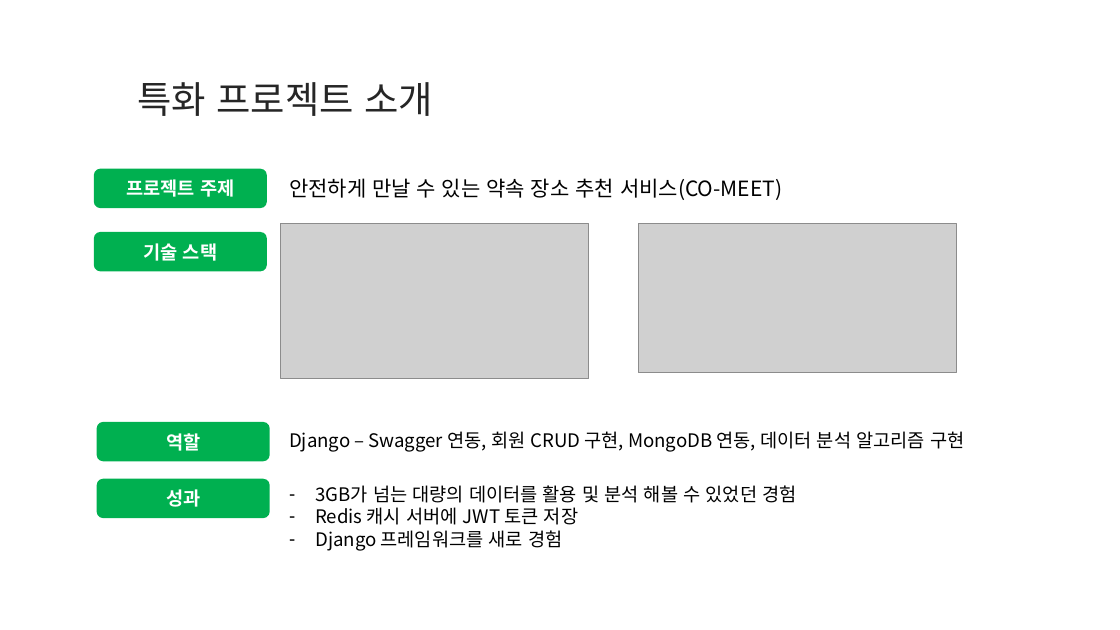
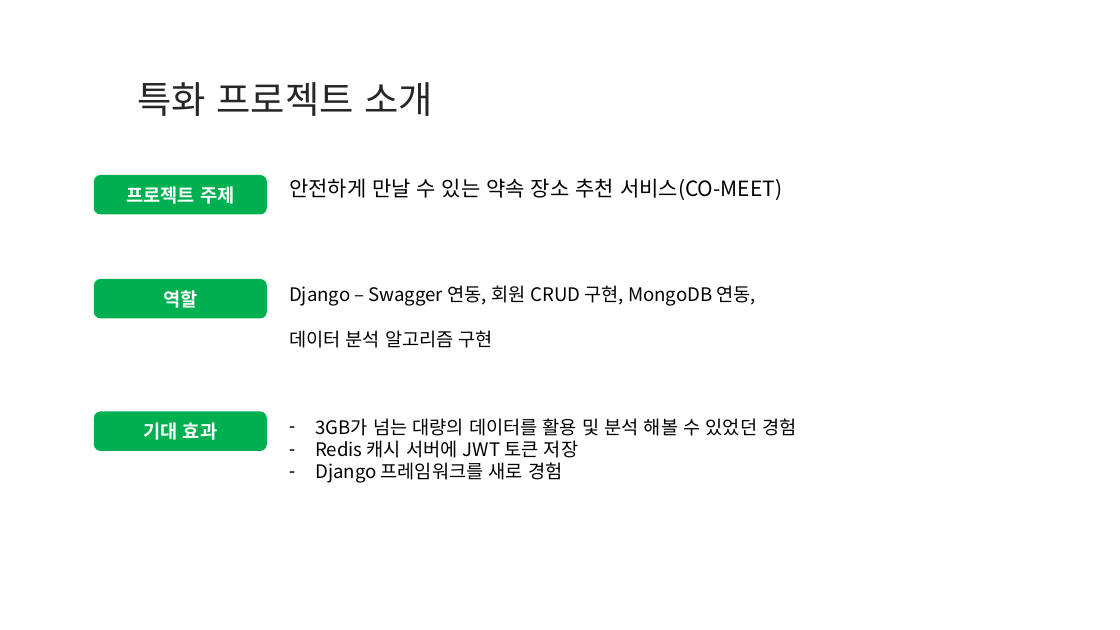
Before and after one commit to shim99887/TMI, a slide deck: slide 3 of docs/Introduce/SDS_자기소개_강세준.pptx. Drawn at 1120x630 pixels with LibreOffice and Linux fonts; fonts in the diff are those of the drawing; grey boxes stand for pictures; background and template pictures are left out. Boxes give left, top, right and bottom in pixels: in the first picture for what was removed or moved away, otherwise in the second. Text is boxed around its words. In the diff, an @@ line names an element or a change of style, - is before the commit and + after.

```diff
--- a/docs/Introduce/SDS_자기소개_강세준.pptx
+++ b/docs/Introduce/SDS_자기소개_강세준.pptx
@@ rounded rectangle "프로젝트 주제": place and size @@
-rounded rectangle "프로젝트 주제" at [94,169,267,208]
+rounded rectangle "프로젝트 주제" at [94,175,267,214]
@@ rounded rectangle removed at [94,232,267,271] @@
-기술 스택
@@ picture removed at [281,223,589,379] @@
@@ picture removed at [639,223,957,373] @@
@@ rounded rectangle "역할": place and size @@
-rounded rectangle "역할" at [97,422,270,461]
+rounded rectangle "역할" at [94,279,267,318]
@@ text at [289,285,756,348]: text changed @@
-Django – Swagger 연동, 회원 CRUD 구현, MongoDB 연동, 데이터 분석 알고리즘 구현
+Django – Swagger 연동, 회원 CRUD 구현, MongoDB 연동,
+데이터 분석 알고리즘 구현
@@ rounded rectangle added at [94,412,267,451], fill #00B050, 16 pt, text #FFFFFF, bold @@
+기대 효과
@@ text "3GB가 넘는 대량의 데이터를 활용 ...": place and size @@
-text "3GB가 넘는 대량의 데이터를 활용 ..." at [315,485,796,551]
+text "3GB가 넘는 대량의 데이터를 활용 ..." at [315,418,796,483]
@@ rounded rectangle removed at [97,479,270,518] @@
-성과
```
Also in this commit, not shown: 2 other slides changed.
